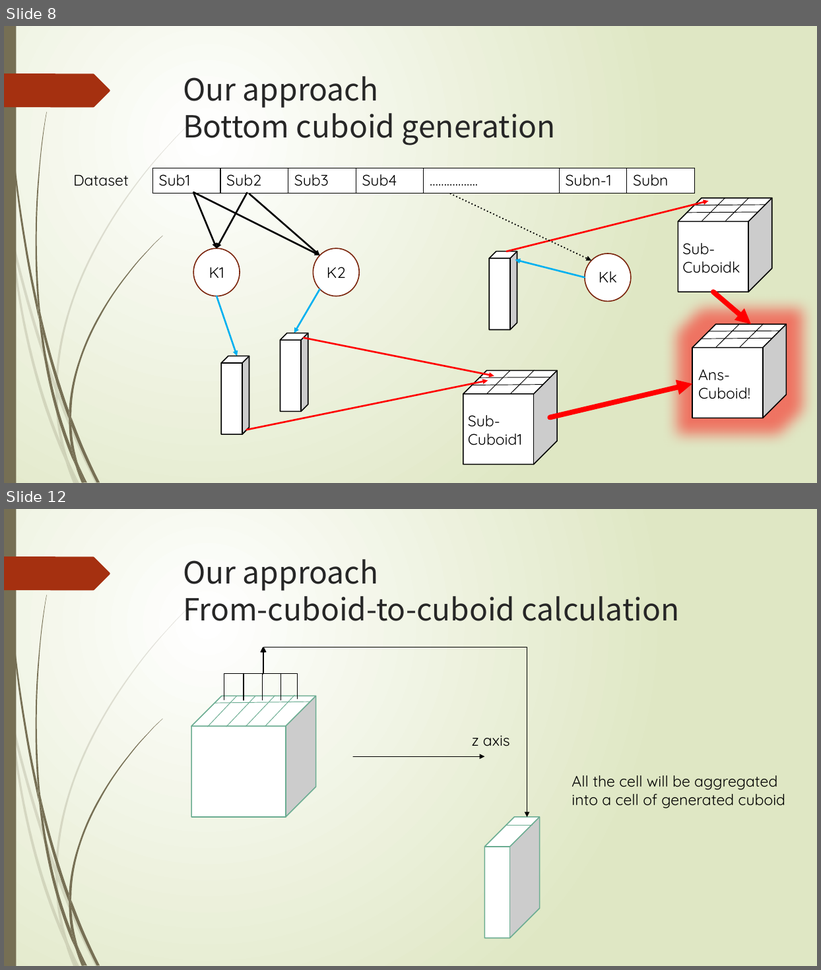
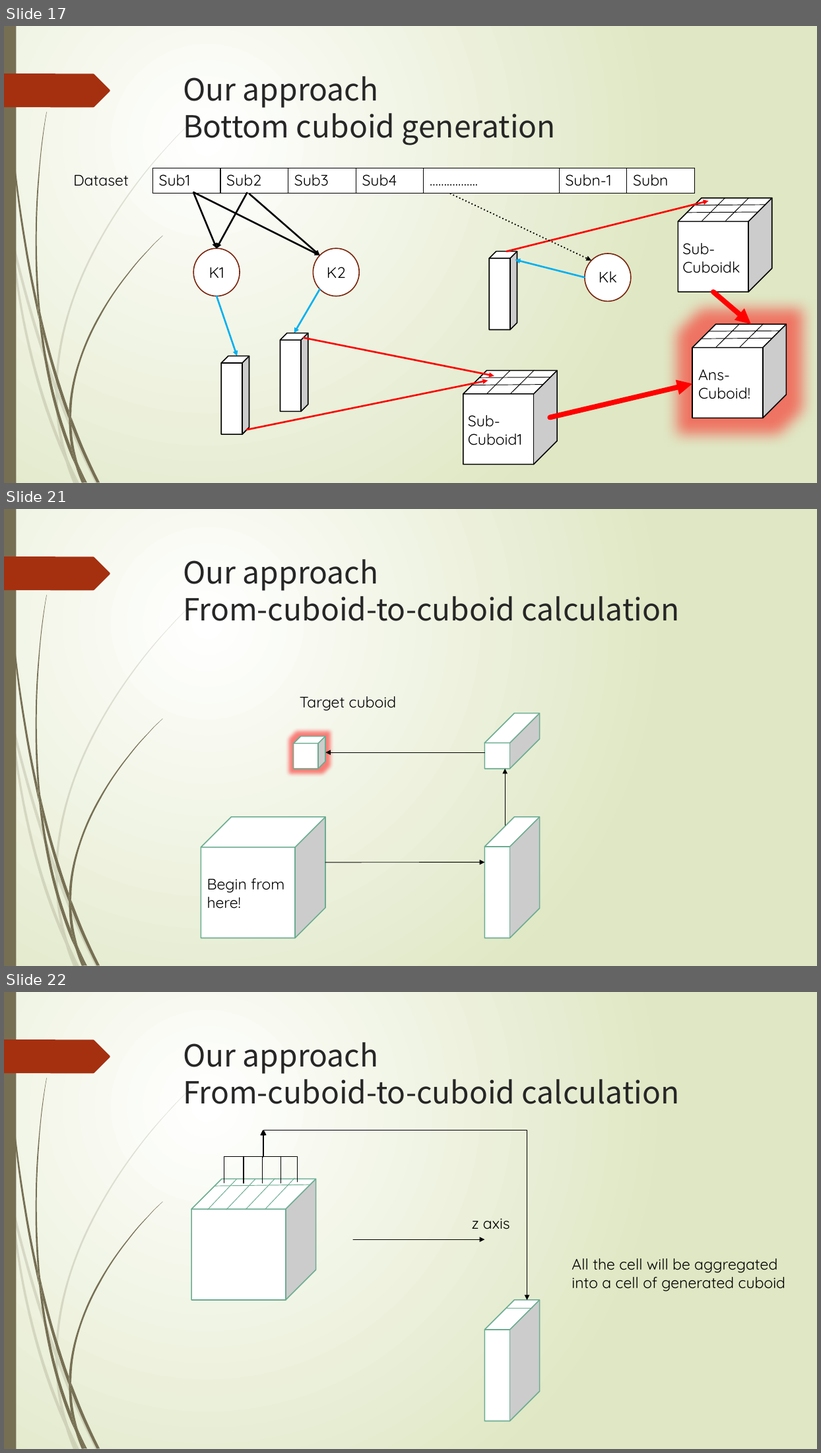
Before and after one commit to thoh-testarossa/Mirage-docs, a slide deck: thoh/gradurate_thesis/答辩.pptx. Shown one above the other, each under a label of ours: slides 8 and 12 before the commit, slides 17, 21 and 22 after it; the slides between them are not shown. The pictures are 821x970 and 821x1453 pixels, drawn with LibreOffice and Linux fonts; fonts in the diff are those of the drawing. Boxes give left, top, right and bottom in pixels: in the first picture for what was removed or moved away, otherwise in the second. Text is boxed around its words. In the diff, an @@ line names an element or a change of style, - is before the commit and + after.

```diff
--- a/thoh/gradurate_thesis/答辩.pptx
+++ b/thoh/gradurate_thesis/答辩.pptx
@@ slide 21 added at <box>4,509,817,966</box>, background gradient #FFFFFF to #DFE8C4; not listed: 24 template elements that a slide beside it also shows @@
@@ title added at <box>183,559,679,621</box>, 36 pt, text #262626 @@
+Our approach
+From-cuboid-to-cuboid calculation
@@ text added at <box>300,696,397,711</box>, 18 pt, text #000000 @@
+Target cuboid
@@ cube added at <box>484,714,539,769</box>, fill #FFFFFF, outline #6AAC91 1.25 pt @@
@@ cube added at <box>294,737,325,769</box>, fill #FFFFFF, outline #6AAC91 1.25 pt @@
@@ arrow added from (484, 753) to (325, 753), #000000 0.75 pt @@
@@ arrow added from (506, 826) to (506, 769), #000000 0.75 pt @@
@@ cube added at <box>201,817,325,939</box>, fill #FFFFFF, outline #6AAC91 1.25 pt @@
@@ cube added at <box>484,817,539,939</box>, fill #FFFFFF, outline #6AAC91 1.25 pt @@
@@ arrow added from (325, 863) to (484, 863), #000000 0.75 pt @@
@@ text added at <box>207,879,284,909</box>, 18 pt, text #000000 @@
+Begin from here!
@@ what was slide 8 is now slide 17 @@
@@ what was slide 12 is now slide 22 @@
```
Also in this commit, not shown: 6 slides changed, 12 other slides added, 3 slides removed, 16 other files.
